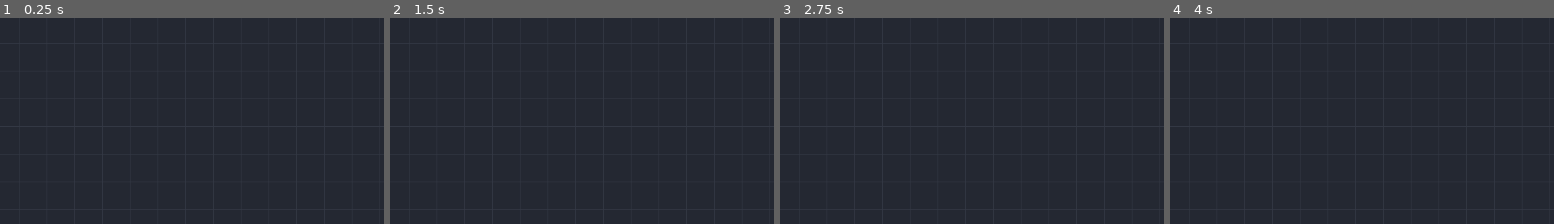
Above: before the commit, frames 1-4 (left to right).
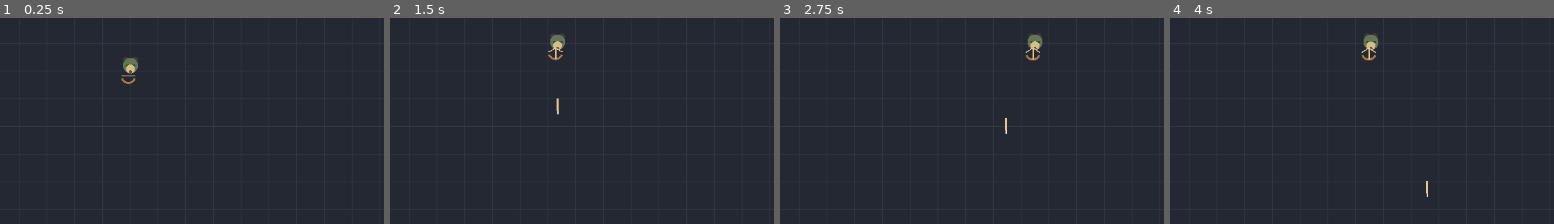
Above: after the commit, the same moments.

Repository: Jonty303/Project-Gauntlands
Game: Godot game, scene res://scenes/main.tscn
Two runs of this game, one before a commit and one after it. Both use one fixed random seed, a clock stepped at 60 frames per second and the inputs below.
Inputs (mouse positions are % of the whole screen's width and height, from its top left):
- Up to frame 1 (0.25 s): no input
- Up to frame 2 (1.5 s): tap Enter at 0.5 s; drag from (7, 87) to (61, 25) at 0.52 s; drag from (94, 88) to (45, 71) at 1.27 s
- Up to frame 3 (2.75 s): move the mouse to (61, 25) at 2.02 s; hold D (move_right) from 2.03 s (still down); hold Space (attack) from 2.03 s (still down)
- Up to frame 4 (4 s): release D (move_right) at 2.75 s; release Space (attack) at 2.75 s; drag from (45, 71) to (19, 32) at 2.77 s; move the mouse to (81, 65) at 3.52 s; hold A (move_left) from 3.53 s (still down); hold Space (attack) from 3.53 s (still down)
The pictures show only the part of the screen within x 33-83%, y 38-87%; the shares and areas given below are measured in that part.

The runs differ from the first frame. In frame 1, 0.4% of the frame differs, in the area x 31-36%, y 18-33%; in frame 2, 0.4%, in the area x 41-46%, y 7-48%; in frame 3, 0.4%; in frame 4, 0.4%.
Error before the commit: Parse Error: Cannot infer the type of "step" variable because the value doesn't have a set type. (res://scripts/player.gd:107)

Commit message:
Fix explicit float and Vector2 types in leg animation

Diff:
--- a/scripts/player.gd
+++ b/scripts/player.gd
@@ -103,9 +103,9 @@
     var bounce := absf(sin(gait_phase)) * speed_ratio * 1.4
 
     # Independent leg stepping: forward, backpedal, or strafe.
-    for foot_side in [-1.0, 1.0]:
-        var step := step_wave * foot_side
-        var foot_position := side * (foot_side * 6.5 + side_motion * step * 3.5)
+    for foot_side: float in [-1.0, 1.0]:
+        var step: float = step_wave * foot_side
+        var foot_position: Vector2 = side * (foot_side * 6.5 + side_motion * step * 3.5)
         foot_position += forward * (-7.0 + forward_motion * step * 5.0 - bounce * 0.5)
         draw_circle(foot_position, 4.5, Color("#403a32"))
         draw_line(foot_position, foot_position + forward * 5.0, Color("#665444"), 3.0)
